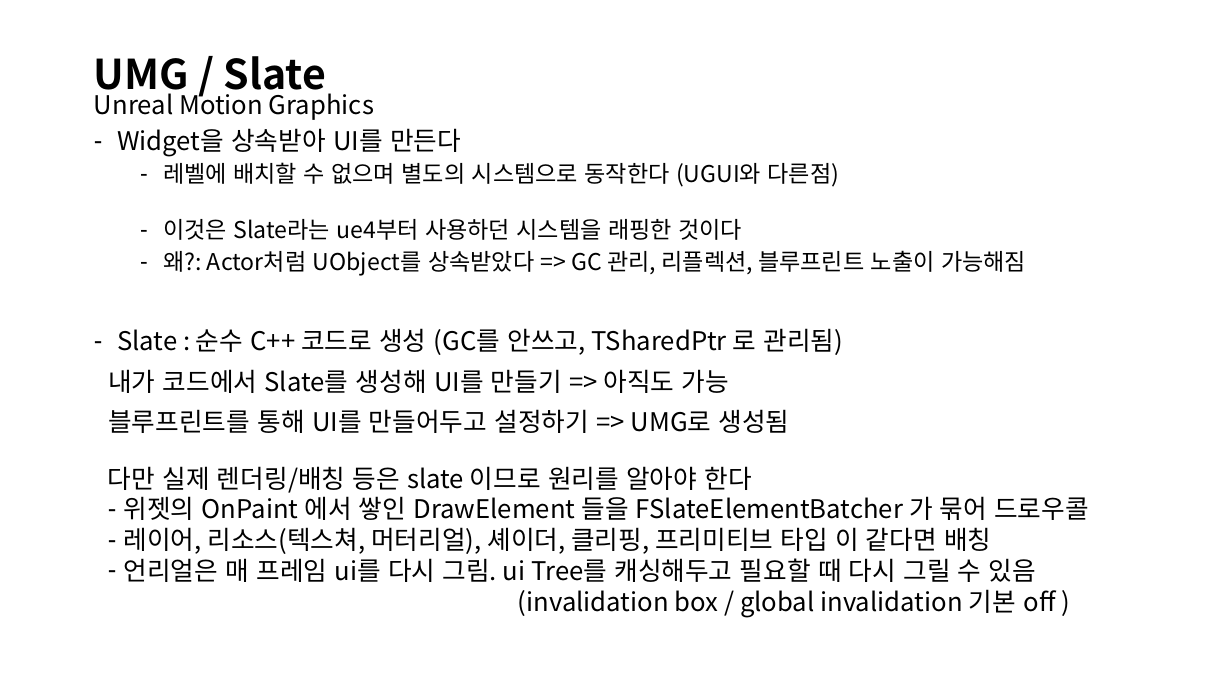
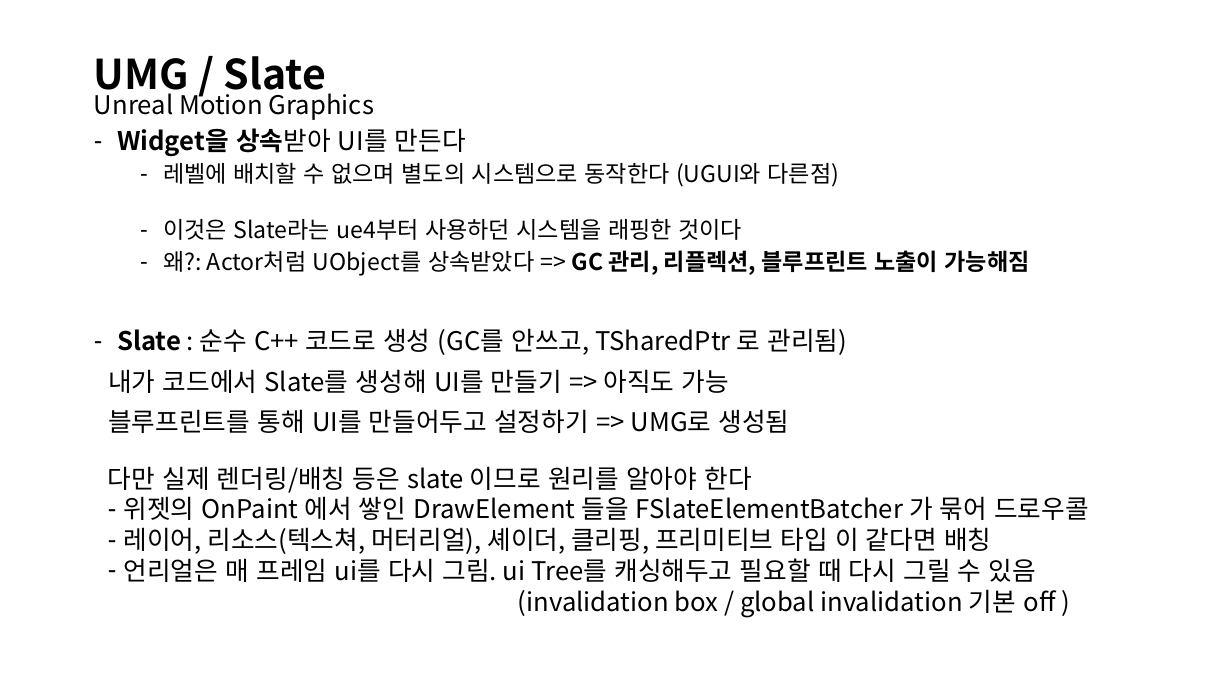
Before and after one commit to kimgaejin/CodeReview, a slide deck: slide 6 of #presentations/010_kimgaejin_UGUIUMG.pptx. Drawn at 1232x693 pixels with LibreOffice and Linux fonts; fonts in the diff are those of the drawing. Boxes give left, top, right and bottom in pixels: in the first picture for what was removed or moved away, otherwise in the second. Text is boxed around its words. In the diff, an @@ line names an element or a change of style, - is before the commit and + after.

```diff
--- a/#presentations/010_kimgaejin_UGUIUMG.pptx
+++ b/#presentations/010_kimgaejin_UGUIUMG.pptx
@@ text at [117,128,1030,355]: bold on in "Widget을 상속받아", "GC 관리, 리플렉션, 블루프린트 노출이 가능해짐", "Slate" @@
```
Also in this commit, not shown: 1 other slide changed, 1 slide added.
